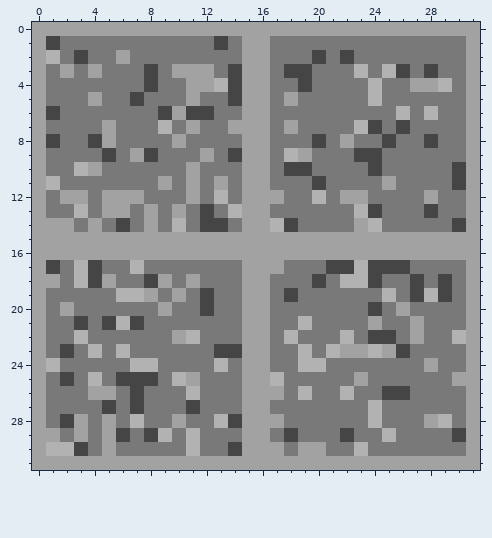
One commit to this pixel-art file: src/wetlab_floor.aseprite. Above, as it was before the edit.
32x32 pixels, 1 frame.
And afterwards:
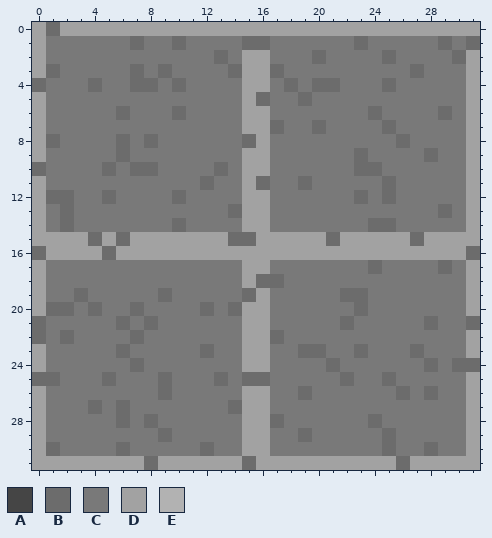
Palette (. is transparent): A #454545  B #6c6c6c  C #797979  D #a2a2a2  E #b2b2b2
Change:
@@ x 0..31 @@
- 0 DDDDDDDDDDDDDDDDDDDDDDDDDDDDDDDD
- 1 DACCCCCCCCCCCACDDCCCCCCCCCCCCCCD
- 2 DECACCDCCCCCCCCDDCCCACACCCCCCCCD
- 3 DCDCDCCCACDDDCADDCAACCCECEACACCD
- 4 DCCCCCCCACCDDEADDCCACCCCECCDDECD
- 5 DCCCDCCACCCDCCADDCDCCCCCECCCCCCD
- 6 DACCCCCCCADAACCDDCCCCCCCCCECECCD
- 7 DCCCCDCCCECDCCDDDCDCCCCEACACCCCD
- 8 DACCADCCCCDCCCCDDCCCACDCCACCACCD
- 9 DCCCCACDACCCDCADDCEDCCCAACCCCCCD
-10 DCCEDCCCCCCDCCCDDCAACCCCACCCCCAD
-11 DECCCCCCCDCDCDCDDCCCACCCCDCCCCAD
-12 DCDDCDDDCCCDCECDDDCCECDDCCCCDCCD
-13 DCCECDDCDCDCACEDDCCCCCCEACCCACCD
-14 DDDCDCACDCECAACDDEACCCCDECCCCCAD
-15 DDDDDDDDDDDDDDDDDDDDDDDDDDDDDDDD
-16 DDDDDDDDDDDDDDDDDDDDDDDDDDDDDDDD
-17 DACEACCECCCCCCCDDDCCCAAEAAACCCCD
-18 DDCEADCCADCDCCCDDCCCACEEACCACACD
-19 DCCCCCEEDCDCACCDDCACCCCCCECAEACD
-20 DCDCCCCCCDCCACCDDCCCCCCCACDCCCCD
-21 DCCACAEACCCCCCCDDCCECCCCDCCDCCCD
-22 DCCECCCCCCDECCCDDCECCCECAACDCCED
-23 DCACECECCCCCCAADDCCECEDDEDACCCCD
-24 DECCCCCEECCCCECDDCCEECCCCCCCDCCD
-25 DCACECAAACEDCCCDDECCCCCDCCCCCCDD
-26 DCCCDDCACCCECCCDDDCECCECCAACCCCD
-27 DCCCCACACCCACCCDDCCCCCCCECCCCCCD
-28 DCADCDCECCDCCEADDDCCCCCCECCCDECD
-29 DDCDCDACAECECCCDDCACCCACCECCCCAD
-30 DEEACDCCCCCECCADDDCDDCCECCCCCCCD
-31 DDDDDDDDDDDDDDDDDDDDDDDDDDDDDDDD
+ 0 DBDDDDDDDDDDDDDDDDDDDDDDDDDDDDDD
+ 1 DCCCCCCBCCBCCCCBBCCCCCCBCCCCCBCB
+ 2 DCCCCCCCCCCCCBCDDCCCBCCCCBCCCCBD
+ 3 DBCCCCCBCBCCCCBDDBCCCCCCCCCBCCCD
+ 4 BCCCBCCBBCBCCCCDDCBCBBCCCBCCCCCD
+ 5 DCCCCCCCCCCCCCCDBCCBCCCCCCCCCCCD
+ 6 DCCCCCBCCCBCCCCDDCCCCCCCBCCCCBCD
+ 7 DCCCCCCCCCCCCCCDDBCCBCCCCBCCCCCD
+ 8 DBCCCCBCBCCCCCCBDCCCCCCCCCBCCCCD
+ 9 DCCCCCBCCCCCCCCDDCCCCCCBCCCCBCCD
+10 BCCCCBCBBCCCCBCDDCCCCCCBBCCCCCCD
+11 DCCCCCCCCCCCBCCDBCCBCCCCCBCCCCCD
+12 DBBCCBCCCCBCCCCDDCCCCCCBCBCCCCCD
+13 DCBCCCCCCCCCCCBDDCCCCCCCCCCCCBCD
+14 DCBCCCCCCCBCCCCDDCCCCCCCBBCCCCCD
+15 DDDDBDBDDDDDDDBBDDDDDBDDDDDBDDDD
+16 BDDDDBDDDDDDDDDDDDDDDDDDDDDDDDDB
+17 DCCCCCCCCCCCCCCDDCCCCCCCBCCCCBCD
+18 DCCCCCCCCCCCCCCDBBCCCCCCCCCCCCCD
+19 DCCBCCCCCBCCCCCBDCCCCCBBCCCCCCCD
+20 DBBCBCCBCCCCBCBDDCCCCCCBCCCCCCCD
+21 BCCCCCBCBCCCCCCDDCCCCCBCCCCCBCCB
+22 BCBCCCCBCCCCCCCDDBCCCCCCCCCCCCCD
+23 DCCCCCBCCCCCBCCDDCCBBCCBCCCBCCCD
+24 DCCCCCCBCCCCCCCDDCCCCBCCCCCCBCBB
+25 BBCCCBCCCBCCCBCBBCCCCCBCCBCCCCCD
+26 DCCCCCCCCBCCCCCDDCCBCCCCCCBCBCCD
+27 DCCCBCBCCCCCCCBDDCCCCCCCCCCCCCCD
+28 DCCCCCBCBCCCCCCDDBCCCCCCBCCCCCCD
+29 DCCCCCCCCBCCCCCDDCCBCCCCCBCCCCCD
+30 DBCCCCBCCCCCBCCDDCCCCCCCCBCCBCCD
+31 DDDDDDDDBDDDDDDBDDDDDDDDDDBDDDDD
Boxes around the changes in both pictures, in picture pixels (x1, y1, x2, y2):
changed: (32, 22, 480, 470)
